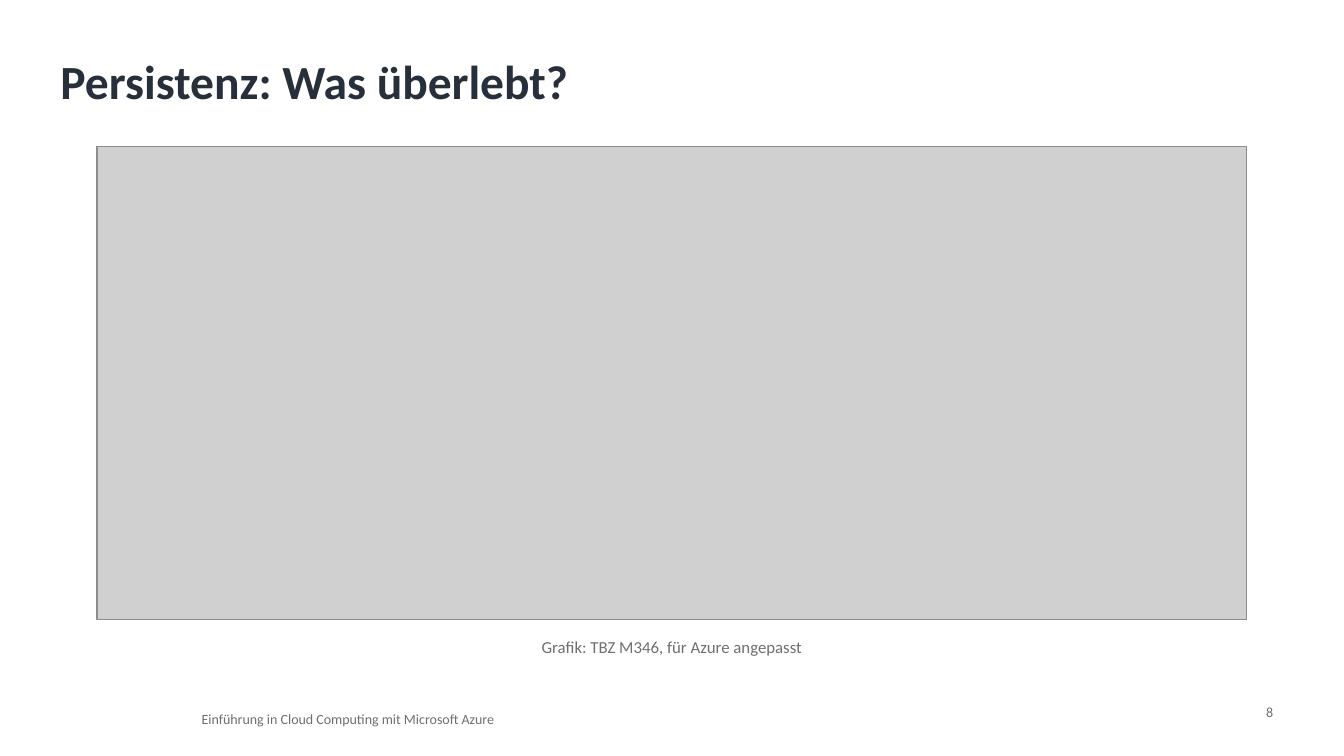
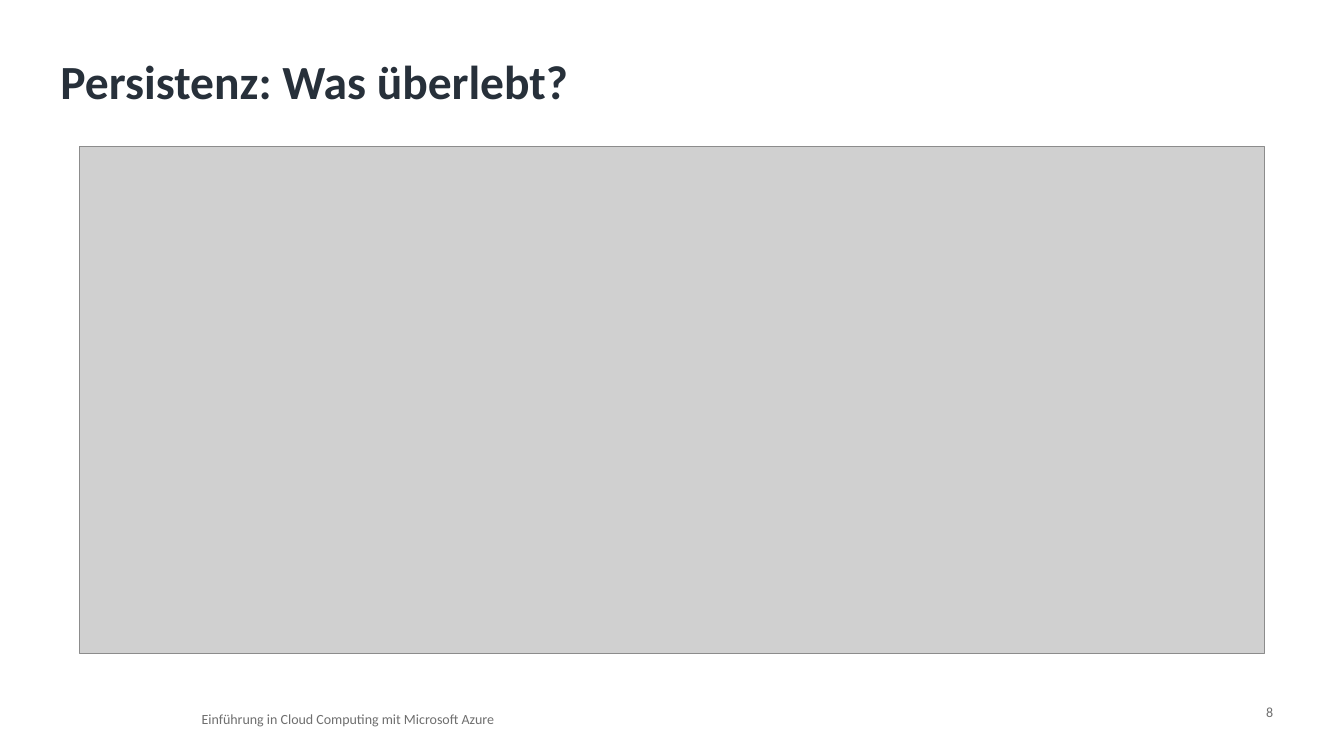
Before and after one commit to pat-teacher/azure-basics-training, a slide deck: slide 8 of praesentationen/input-05-azure-storage.pptx. Drawn at 1344x756 pixels with LibreOffice and Linux fonts; fonts in the diff are those of the drawing; grey boxes stand for pictures; background and template pictures are left out. Boxes give left, top, right and bottom in pixels: in the first picture for what was removed or moved away, otherwise in the second. Text is boxed around its words. In the diff, an @@ line names an element or a change of style, - is before the commit and + after.

```diff
--- a/praesentationen/input-05-azure-storage.pptx
+++ b/praesentationen/input-05-azure-storage.pptx
@@ picture: place and size @@
-picture at (97, 146, 1247, 620)
+picture at (80, 146, 1264, 653)
@@ text removed at (542, 641, 801, 656) @@
-Grafik: TBZ M346, für Azure angepasst
```
Also in this commit, not shown: 1 other slide changed, 15 other files.
